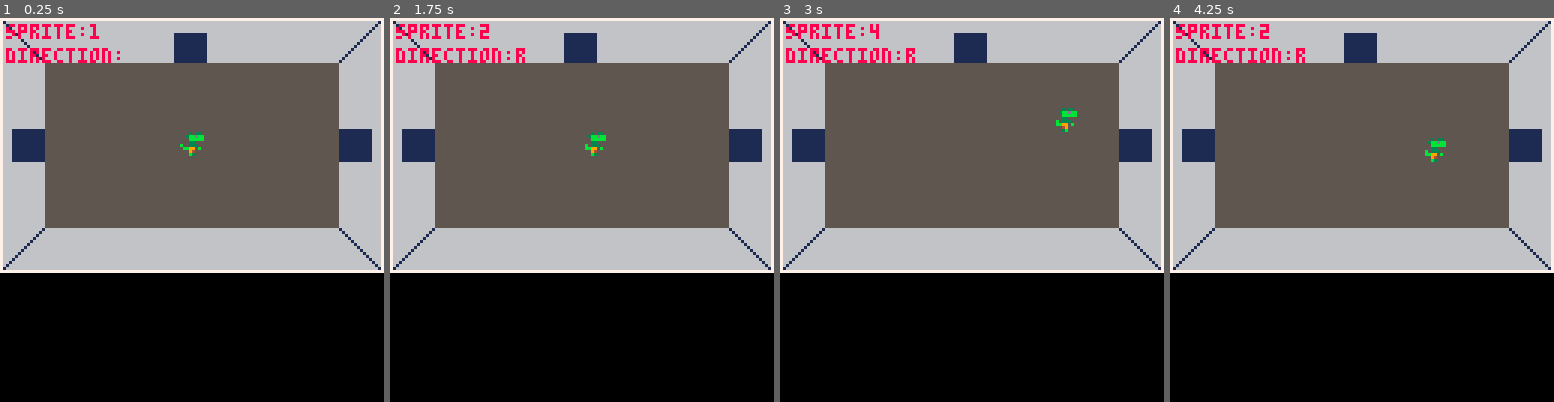
Above: before the commit, frames 1-4 (left to right).
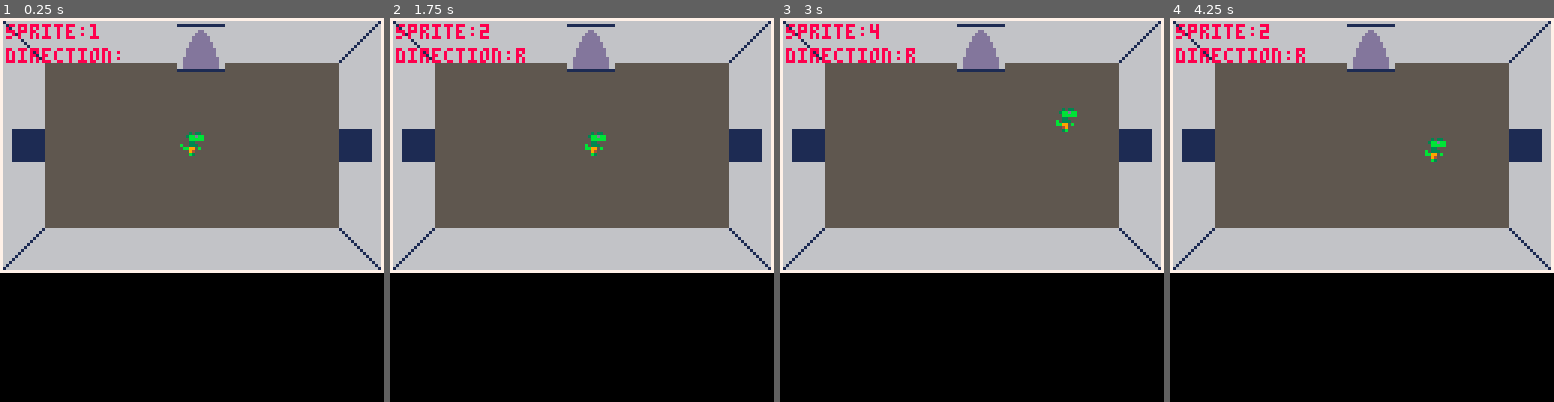
Above: after the commit, the same moments.

Repository: robotspacefish/dungeon_dino
Game: PICO-8 cartridge dungeon_dino.p8
Same seed, same stepped clock (60 frames per second), same inputs: the game is played once before the commit and once after it.
Inputs:
- Up to frame 1 (0.25 s): no input
- Up to frame 2 (1.75 s): hold Right from 1.6 s (still down)
- Up to frame 3 (3 s): release Right at 2.1 s; hold Up 2.15-2.42 s; hold Right from 2.47 s (still down)
- Up to frame 4 (4.25 s): release Right at 3.03 s; hold Left 3.08-3.58 s; hold Down 3.63-3.97 s; hold Right from 4.02 s (still down)

The runs differ from the first frame. In frame 1, 1.2% of the frame differs, in the area x 45-59%, y 1-15%; in frame 2, 1.2%; in frame 3, 1.2%; in frame 4, 1.2%.

Commit message:
draw sprite for north door

Diff:
--- a/dungeon_dino.p8
+++ b/dungeon_dino.p8
@@ -166,11 +166,12 @@
 -->8
 --================ MISC FUNCTIONS ======================================
 function draw_north_door()
-	rectfill(127/2-door_size/2,
-											door_size/2,
-											127/2+door_size/2,
-											14,
-											1)
+	-- rectfill(127/2-door_size/2,
+	-- 										door_size/2,
+	-- 										127/2+door_size/2,
+	-- 										14,
+	-- 										1)
+	spr(64,127/2-4,2,2,2)
 end
 
 function draw_south_door()
